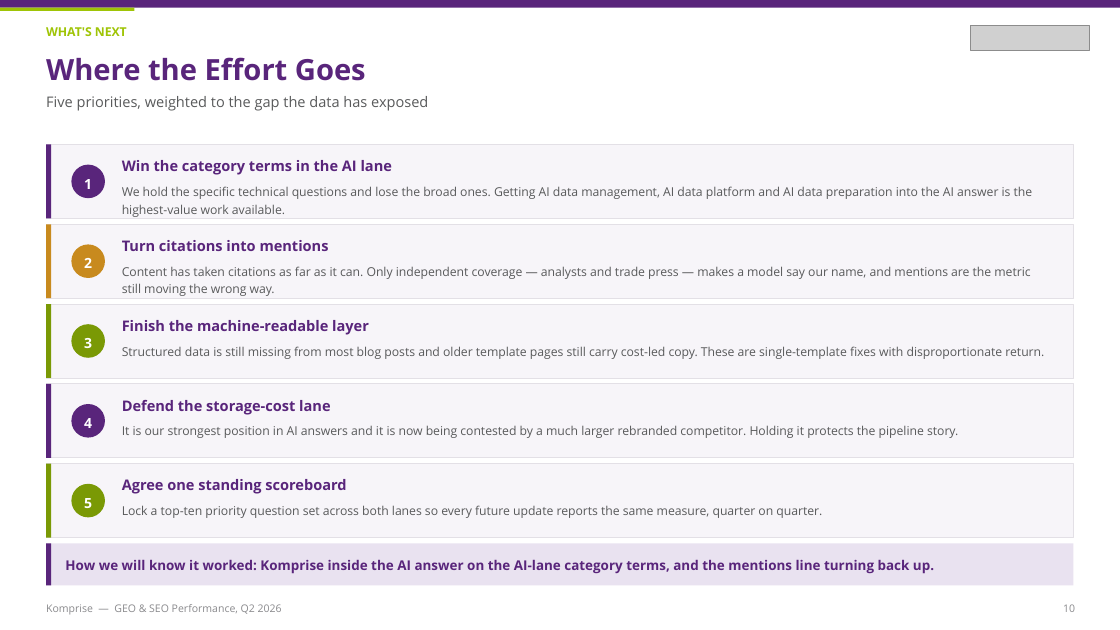
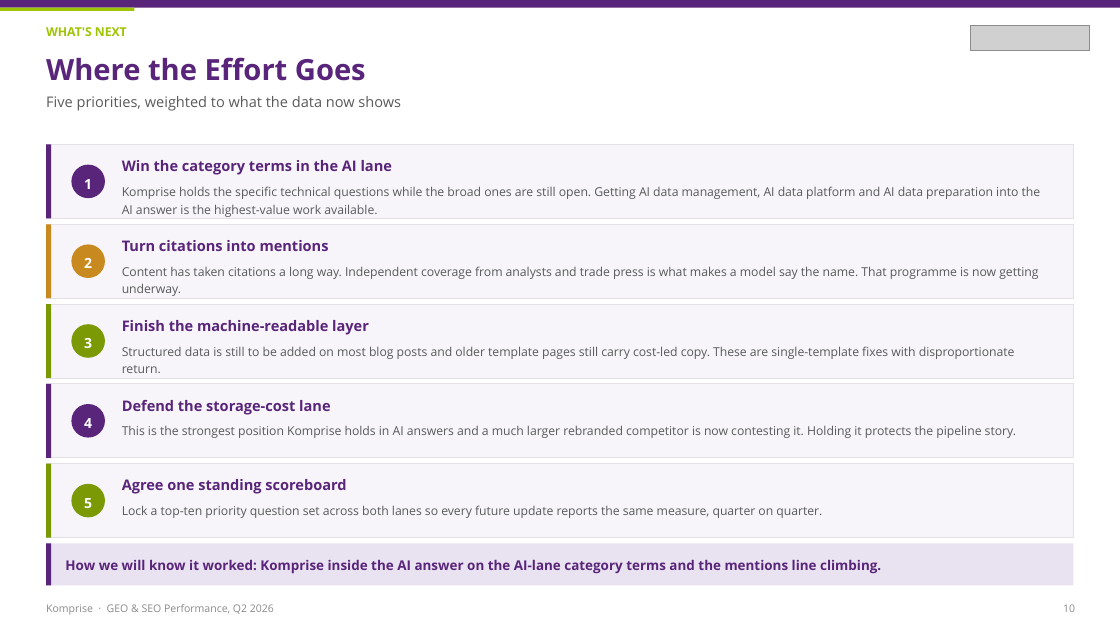
Before and after one commit to ramcc007/rcc, a slide deck: slide 10 of Komprise_GEO_SEO_Q2_2026.pptx. Drawn at 1120x630 pixels with LibreOffice and Linux fonts; fonts in the diff are those of the drawing; grey boxes stand for pictures. Boxes give left, top, right and bottom in pixels: in the first picture for what was removed or moved away, otherwise in the second. Text is boxed around its words. In the diff, an @@ line names an element or a change of style, - is before the commit and + after.

```diff
--- a/Komprise_GEO_SEO_Q2_2026.pptx
+++ b/Komprise_GEO_SEO_Q2_2026.pptx
@@ text at <box>46,96,401,111</box>: text changed @@
-Five priorities, weighted to the gap the data has exposed
+Five priorities, weighted to what the data now shows
@@ text at <box>122,186,1041,217</box>: text changed @@
-We hold the specific technical questions and lose the broad ones. Getting AI data management, AI data platform and AI data preparation into the AI answer is the highest-value work available.
+Komprise holds the specific technical questions while the broad ones are still open. Getting AI data management, AI data platform and AI data preparation into the AI answer is the highest-value work available.
@@ text at <box>122,266,1038,296</box>: text changed @@
-Content has taken citations as far as it can. Only independent coverage — analysts and trade press — makes a model say our name, and mentions are the metric still moving the wrong way.
+Content has taken citations a long way. Independent coverage from analysts and trade press is what makes a model say the name. That programme is now getting underway.
@@ text at <box>122,346,1015,373</box>: text changed @@
-Structured data is still missing from most blog posts and older template pages still carry cost-led copy. These are single-template fixes with disproportionate return.
+Structured data is still to be added on most blog posts and older template pages still carry cost-led copy. These are single-template fixes with disproportionate return.
@@ text at <box>122,425,1016,438</box>: text changed @@
-It is our strongest position in AI answers and it is now being contested by a much larger rebranded competitor. Holding it protects the pipeline story.
+This is the strongest position Komprise holds in AI answers and a much larger rebranded competitor is now contesting it. Holding it protects the pipeline story.
@@ text at <box>65,560,881,574</box>: text changed @@
-How we will know it worked: Komprise inside the AI answer on the AI-lane category terms, and the mentions line turning back up.
+How we will know it worked: Komprise inside the AI answer on the AI-lane category terms and the mentions line climbing.
@@ text at <box>46,604,274,614</box>: text changed @@
-Komprise — GEO & SEO Performance, Q2 2026
+Komprise · GEO & SEO Performance, Q2 2026
```
Also in this commit, not shown: 9 other slides changed, 3 other files.
